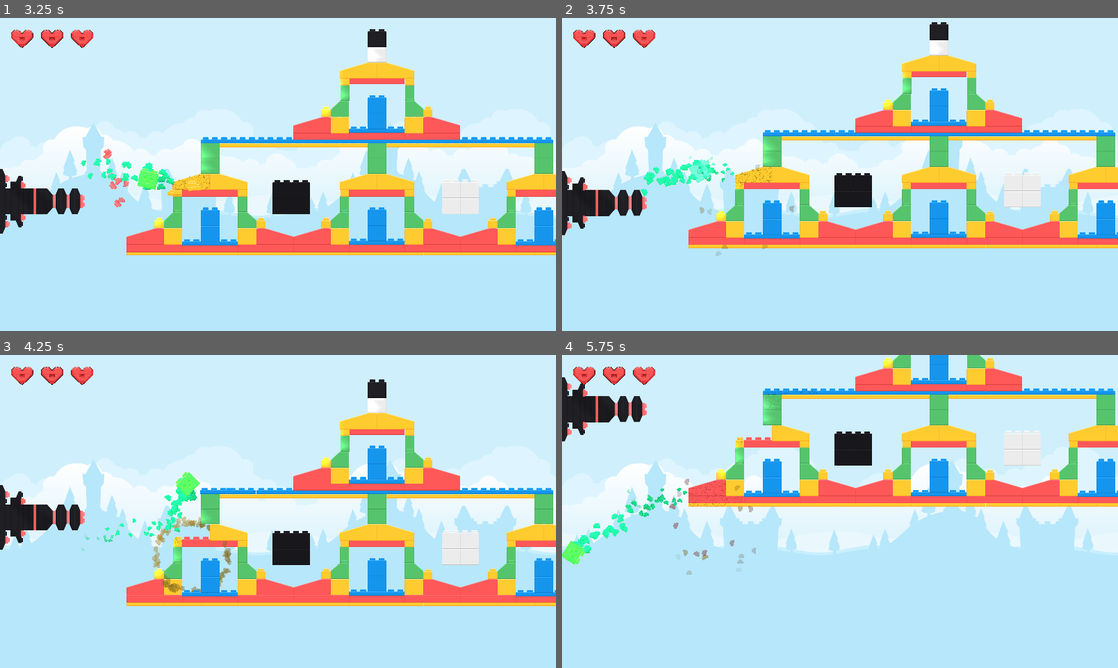
Above: before the commit, frames 1-4 (two rows, left to right).
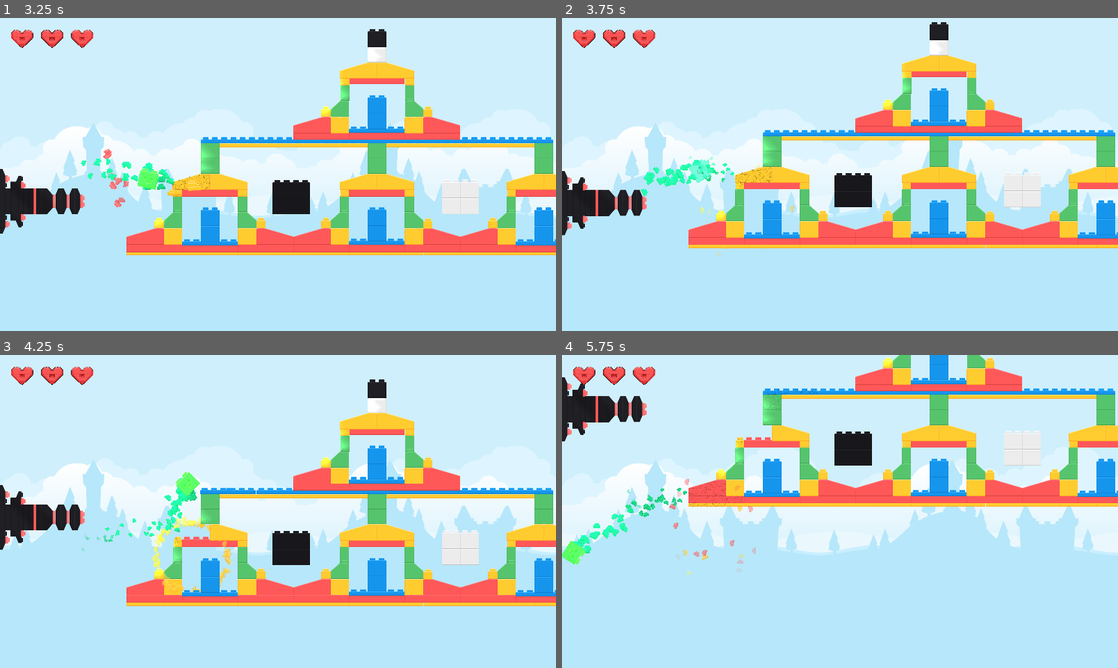
Above: after the commit, the same moments.

Repository: mlotr/Blocks_Gone_Wrong
Game: Godot game, scene res://scenes/title_screen.tscn
Two runs of this game, one before a commit and one after it. Both use one fixed random seed, a clock stepped at 60 frames per second and the inputs below. Before the commit the project has no main scene; this scene is started directly in both runs. Sound files missing from this copy of the repository are replaced by a short silence.
Inputs (mouse positions are in pixels of both pictures, inside the frame that each line leads up to):
- Up to frame 1 (3.25 s): click "PORTFOLIO" at 0.5 s; click "PLAY" at 1.25 s; move the mouse to (400, 158) at 2.02 s; press the mouse at (400, 158) at 2.03 s; hold Up (ui_up) 2.03-2.78 s; move the mouse to (166, 190) at 2.77 s; release the mouse at (166, 190) at 2.78 s; hold Down (ui_down) from 2.78 s (still down); click (166, 190) at 2.85 s
- Up to frame 2 (3.75 s): move the mouse to (895, 105) at 3.52 s; release Down (ui_down) at 3.53 s; press the mouse at (895, 105) at 3.53 s; hold Up (ui_up) from 3.53 s (still down)
- Up to frame 3 (4.25 s): keep holding Up (ui_up)
- Up to frame 4 (5.75 s): move the mouse to (812, 574) at 4.27 s; release the mouse at (812, 574) at 4.28 s; click (812, 574) at 4.35 s; move the mouse to (1006, 558) at 5.02 s; release Up (ui_up) at 5.03 s; press the mouse at (1006, 558) at 5.03 s; hold Down (ui_down) from 5.03 s (still down)

Frame 1 is identical in both runs. In frame 2, less than 0.1% of the frame differs, in the area x 24-42%, y 46-77%; in frame 3, 0.5%, in the area x 27-42%, y 51-76%; in frame 4, 0.2%.

Commit message:
Fixed audio and added cursor - first export

Diff:
--- a/project.godot
+++ b/project.godot
@@ -11,6 +11,7 @@
 [application]
 
 config/name="smash_those_blocks_itch_proto"
+run/main_scene="res://scenes/title_screen.tscn"
 config/features=PackedStringArray("4.2", "GL Compatibility")
 config/icon="res://icon.svg"
 
--- a/scenes/block.tscn
+++ b/scenes/block.tscn
@@ -26,8 +26,8 @@
 point_count = 2
 
 [sub_resource type="Gradient" id="Gradient_dcsxs"]
-offsets = PackedFloat32Array(0.495146, 1)
-colors = PackedColorArray(1, 1, 1, 1, 0.0962047, 0.0962048, 0.0962047, 0)
+offsets = PackedFloat32Array(0.631068, 1)
+colors = PackedColorArray(1, 1, 1, 1, 1, 1, 1, 0)
 
 [sub_resource type="OccluderPolygon2D" id="OccluderPolygon2D_6cjwr"]
 cull_mode = 1
--- a/scripts/audio_button.gd
+++ b/scripts/audio_button.gd
@@ -3,32 +3,52 @@
 @export var hover_sound: AudioStream
 @export var click_sound: AudioStream
 
+# --- STAATIC VARIABLES (shared by all buttons) ---
+# Save last time sound played in the whole game
+static var last_hover_time: int = 0
+# Minimum time (in milliseconds) between hover sounds
+const HOVER_COOLDOWN_MS: int = 100
+
 var hover_audio_player: AudioStreamPlayer
 var click_audio_player: AudioStreamPlayer
 
 func _ready() -> void:
-	# Setup Audio Players
+	# Setup Hover Player
 	hover_audio_player = AudioStreamPlayer.new()
 	add_child(hover_audio_player)
 	hover_audio_player.bus = "UI"
+	hover_audio_player.stream = hover_sound
+	# Max polyphony helps for double hovering on same button
+	hover_audio_player.max_polyphony = 2
 
-	if hover_sound:
-		hover_audio_player.stream = hover_sound
-
+	# Setup Click Player
 	click_audio_player = AudioStreamPlayer.new()
 	add_child(click_audio_player)
 	click_audio_player.bus = "UI"
+	click_audio_player.stream = click_sound
+	click_audio_player.max_polyphony = 2
 
-	if click_sound:
-		click_audio_player.stream = click_sound
-
-	# Connect internal signals
+	# Connect signals
 	mouse_entered.connect(_on_hover)
 	pressed.connect(_on_pressed)
 
 func _on_hover() -> void:
-		hover_audio_player.play()
+	if not hover_sound: return
+
+	# --- DEBOUNCE LOGIC ---
+	var current_time = Time.get_ticks_msec()
+
+	# If too few time --> return
+	if current_time - last_hover_time < HOVER_COOLDOWN_MS:
+		return
+
+	# Update time and sound
+	last_hover_time = current_time
+
+	# Play SFX
+	hover_audio_player.play()
 
 func _on_pressed() -> void:
 	if click_sound:
+		click_audio_player.pitch_scale = 1.0
 		click_audio_player.play()
--- a/scripts/game_manager.gd
+++ b/scripts/game_manager.gd
@@ -26,6 +26,10 @@
 	for block in blocks:
 		if block.has_signal("destroyed"):
 			block.destroyed.connect(_on_block_destroyed)
+
+	# 4. Set up cursor (hotspot in center)
+	var cursor = load("res://UI/pointer_c_shaded.png")
+	Input.set_custom_mouse_cursor(cursor, Input.CURSOR_ARROW, Vector2(16, 16))
 
 
 # Called from Bullet on exiting screen
--- a/scripts/title_screen.gd
+++ b/scripts/title_screen.gd
@@ -23,14 +23,18 @@
 
 	# 2. Handle Platform specifics
 	# If running on Web (HTML5), the Quit button is useless/confusing. Hide it.
-	if OS.has_feature("web"):
-		quit_btn.visible = false
+	#if OS.has_feature("web"):
+		#quit_btn.visible = false
 
 	# 3. Start Intro Animation
 	# Ensure you have a "fade_in" animation that animates the modulate alpha of the whole control
 	# or a black ColorRect overlay going from Alpha 1 to 0.
 	if anim_player.has_animation("fade_in"):
 		anim_player.play("fade_in")
+
+	# 4. Set up cursor (hotspot in center)
+	var cursor = load("res://UI/pointer_c_shaded.png")
+	Input.set_custom_mouse_cursor(cursor, Input.CURSOR_ARROW, Vector2(16, 16))
 
 # --- SIGNAL CALLBACKS ---
 
Binary file added: UI/pointer_c_shaded.png
Not shown, added: UI/pointer_c_shaded.png.import
Not shown, added: export_presets.cfg
